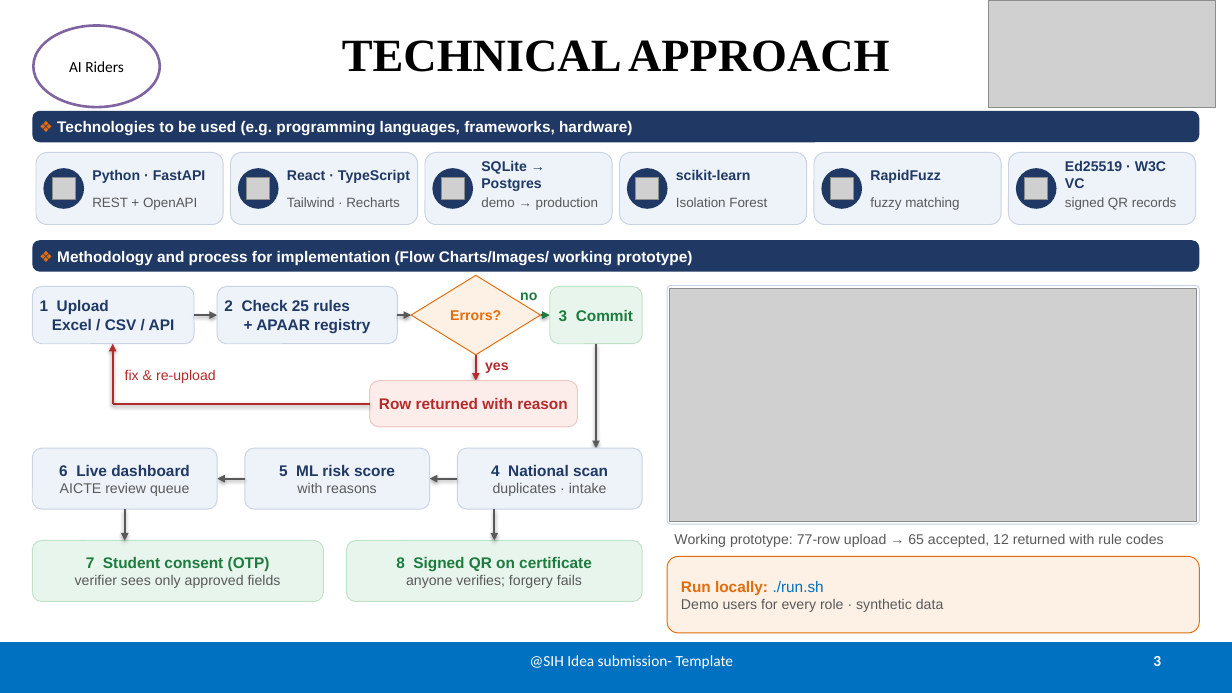
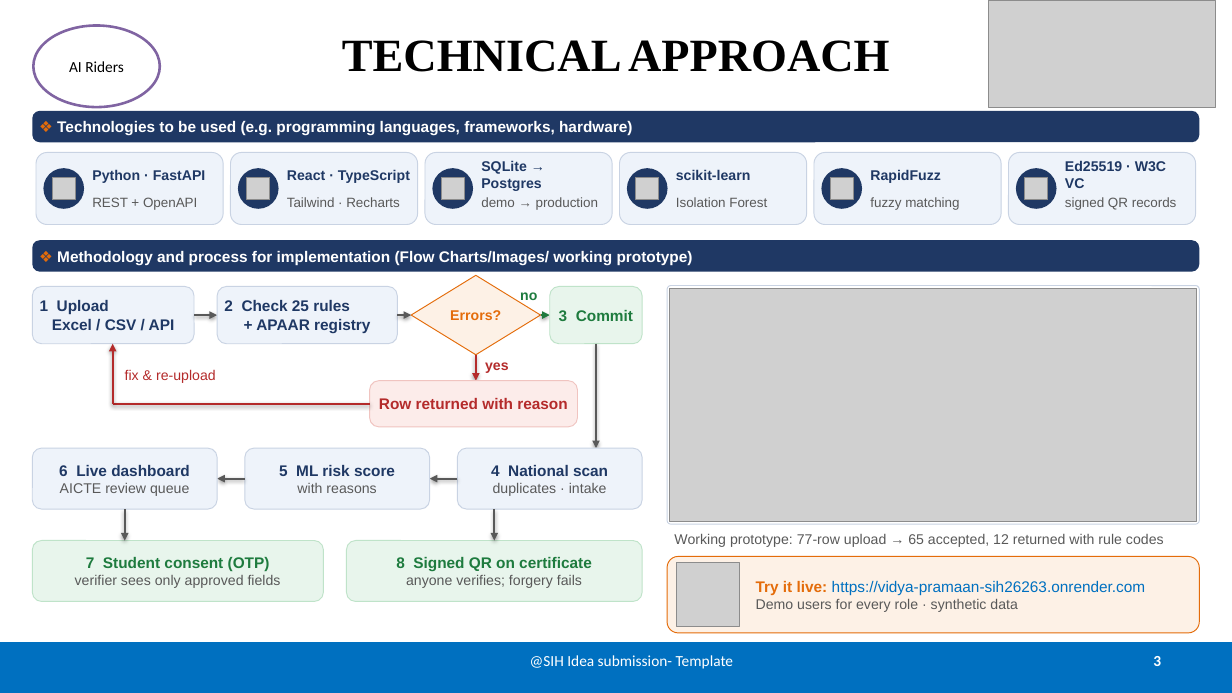
Before and after one commit to Pulkitkh/VidyaPramaan, a slide deck: slide 3 of ppt/SIH26263_AI_Riders_Idea.pptx. Drawn at 1232x693 pixels with LibreOffice and Linux fonts; fonts in the diff are those of the drawing; grey boxes stand for pictures. Boxes give left, top, right and bottom in pixels: in the first picture for what was removed or moved away, otherwise in the second. Text is boxed around its words. In the diff, an @@ line names an element or a change of style, - is before the commit and + after.

Commit message:
Add live prototype and repository links to the idea deck
Slides 3 and 6 carry the Render link and QR codes (decoded and checked);
slide 6 links the VidyaPramaan repository. Team ID is left blank until it
is allotted.

```diff
--- a/ppt/SIH26263_AI_Riders_Idea.pptx
+++ b/ppt/SIH26263_AI_Riders_Idea.pptx
@@ picture added at bbox=[677, 563, 740, 627] @@
@@ text "Try it live: https://vidya-pramaan-sih26263.onrender.com": place and size @@
-text "Try it live: https://vidya-pramaan-sih26263.onrender.com" at bbox=[681, 581, 944, 612]
+text "Try it live: https://vidya-pramaan-sih26263.onrender.com" at bbox=[756, 581, 1146, 612]
@@ text at bbox=[756, 581, 1146, 595]: text changed; text colour #E46C0A to #0070C0; bold off @@
-Run locally: ./run.sh
+Try it live: https://vidya-pramaan-sih26263.onrender.com
```
Also in this commit, not shown: 2 other slides changed, 2 other files.
